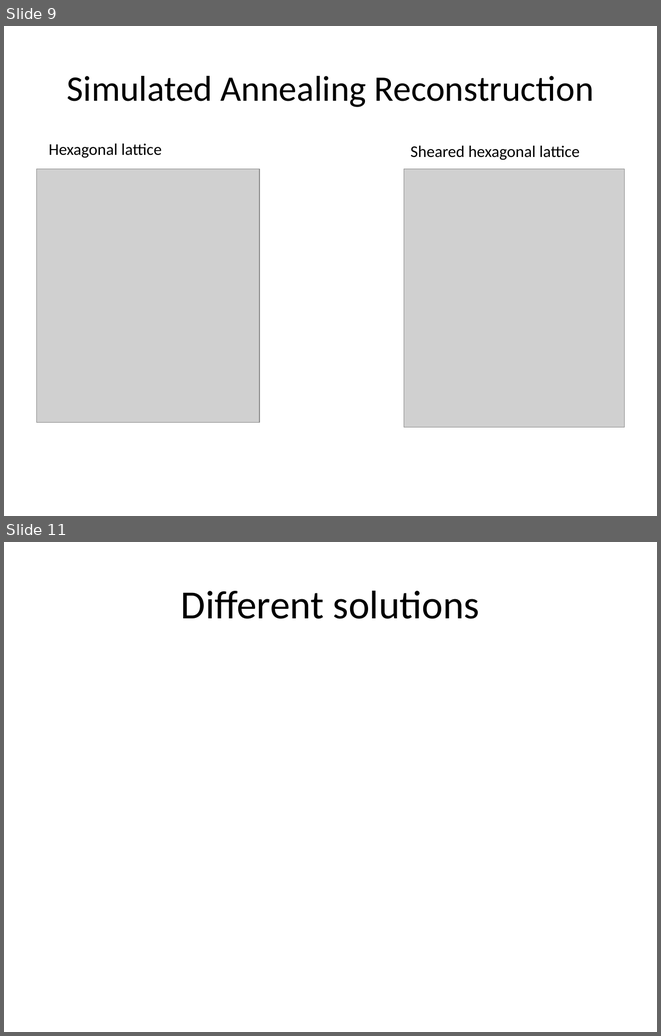
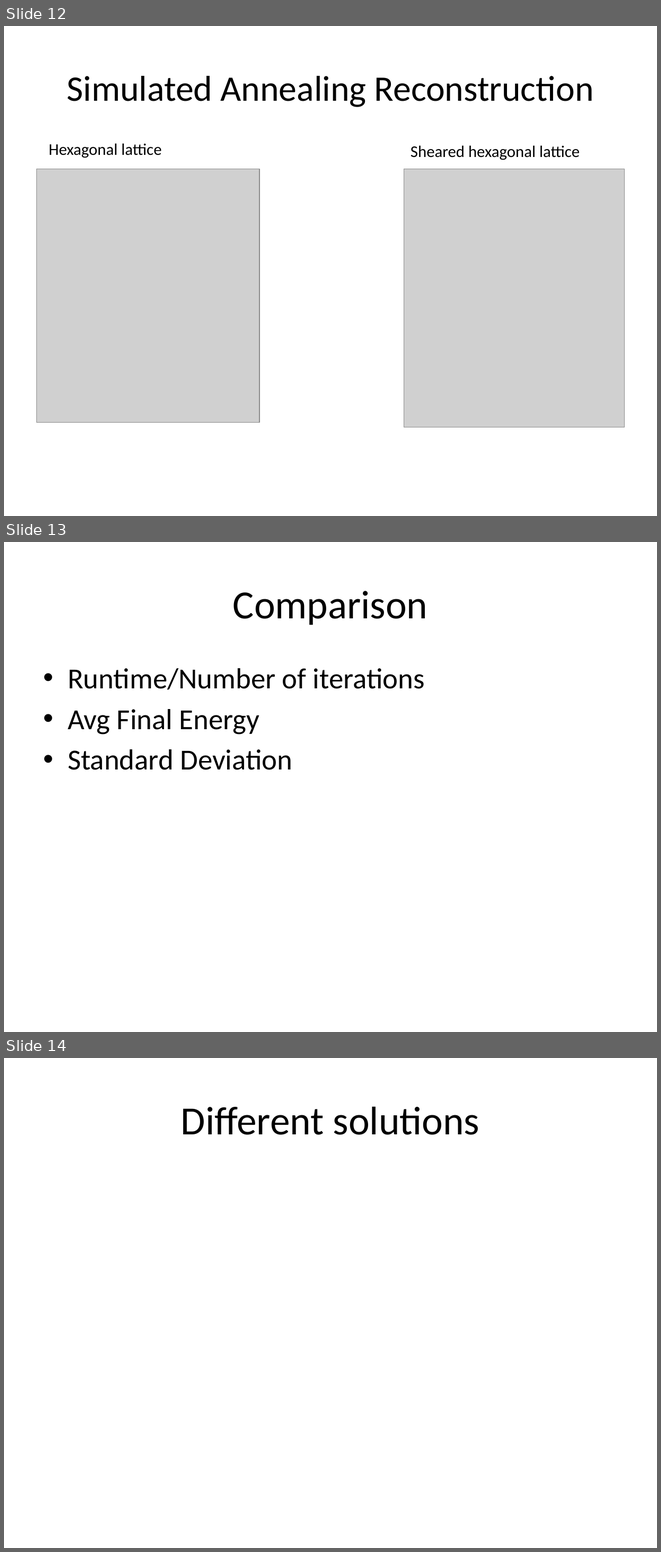
Before and after one commit to zestrada/atomicscalesimulationgroup2, a slide deck: Presentation/FinalPresentation.pptx. Shown one above the other, each under a label of ours: slides 9 and 11 before the commit, slides 12, 13 and 14 after it; the slides between them are not shown. The pictures are 661x1036 and 661x1552 pixels, drawn with LibreOffice and Linux fonts; fonts in the diff are those of the drawing; grey boxes stand for pictures. Boxes give left, top, right and bottom in pixels: in the first picture for what was removed or moved away, otherwise in the second. Text is boxed around its words. In the diff, an @@ line names an element or a change of style, - is before the commit and + after.

```diff
--- a/Presentation/FinalPresentation.pptx
+++ b/Presentation/FinalPresentation.pptx
@@ slide 13 added at bbox=[4, 542, 657, 1032], background #FFFFFF @@
@@ title added at bbox=[233, 591, 428, 625], 44 pt, text #000000 @@
+Comparison
@@ text added at bbox=[68, 668, 425, 770], 32 pt, text #000000 @@
+• Runtime/Number of iterations
+• Avg Final Energy
+• Standard Deviation
@@ what was slide 9 is now slide 12 @@
@@ what was slide 11 is now slide 14 @@
```
Also in this commit, not shown: 1 slide changed, 3 other slides added, 1 slide removed, 10 other files.
